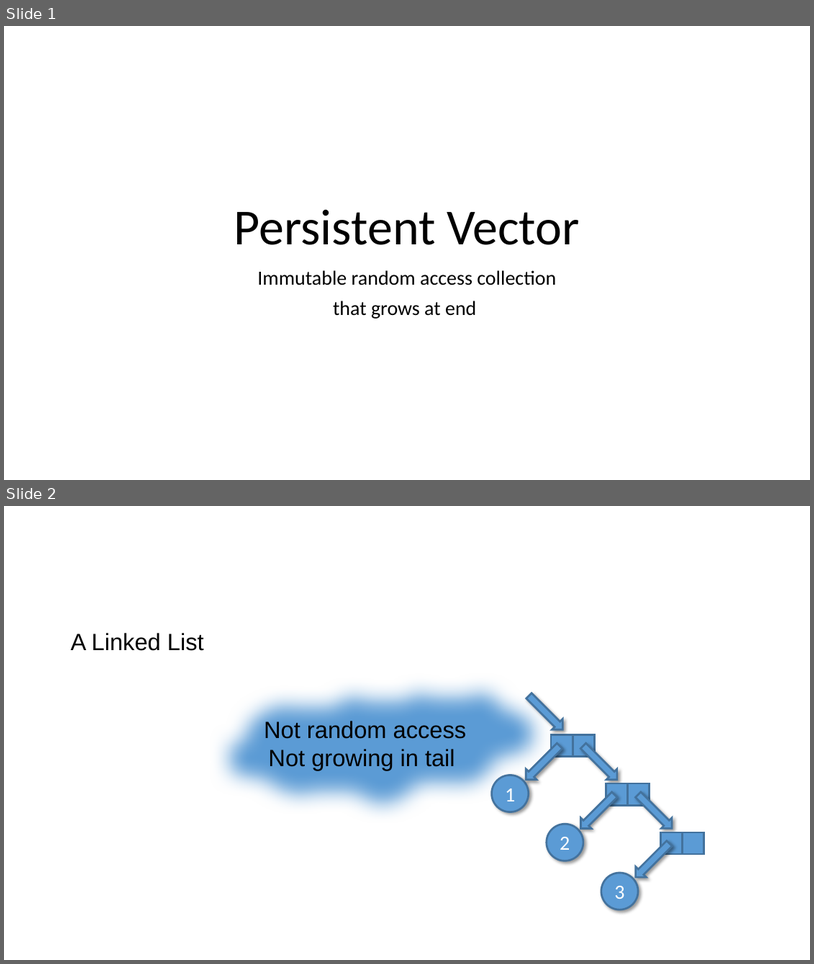
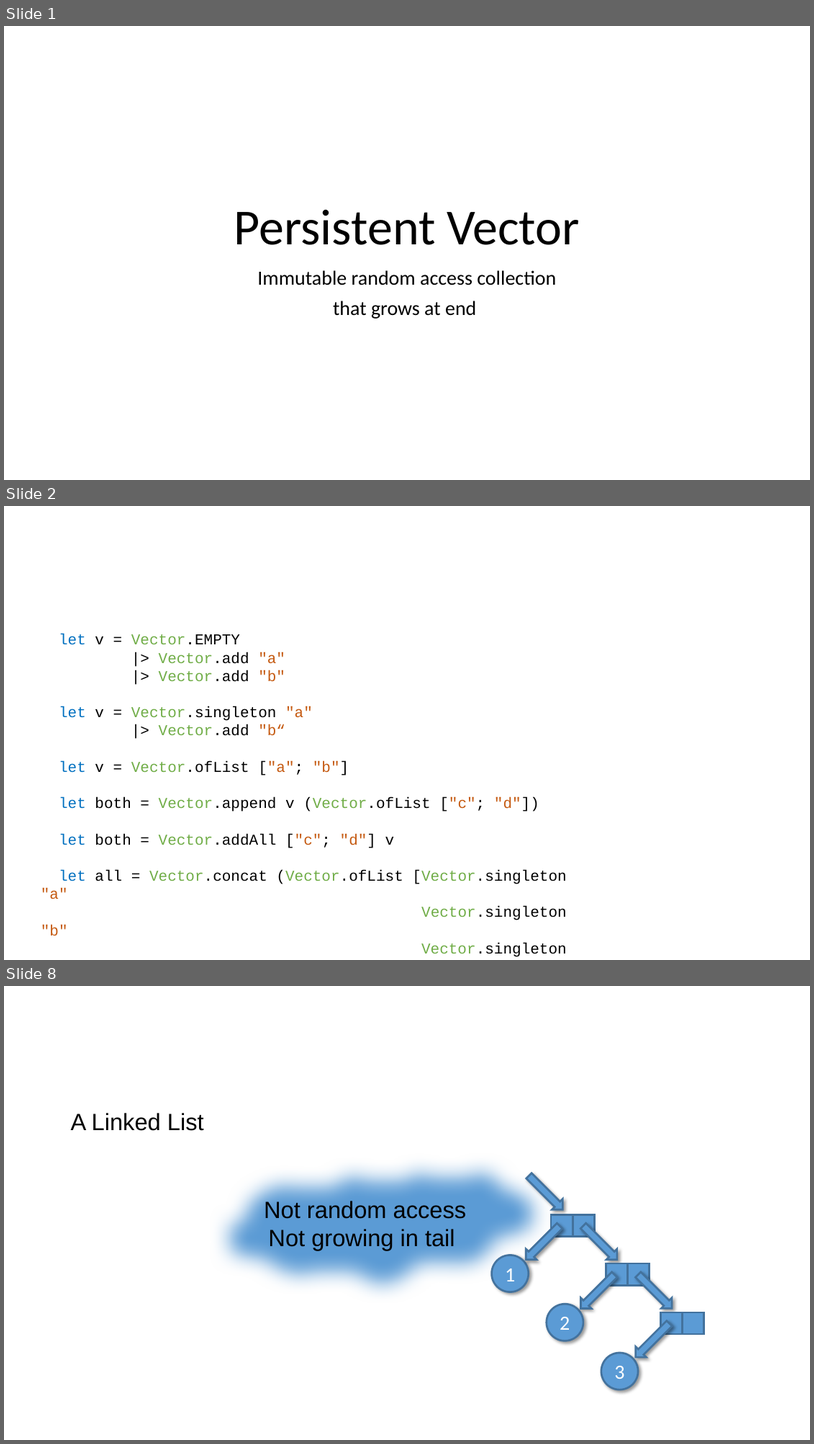
Before and after one commit to stefanvstein/fsgrit, a slide deck: vector.pptx. Shown one above the other, each under a label of ours: slides 1 and 2 before the commit, slides 1, 2 and 8 after it; the slides between them are not shown. The pictures are 814x964 and 814x1444 pixels, drawn with LibreOffice and Linux fonts; fonts in the diff are those of the drawing. Boxes give left, top, right and bottom in pixels: in the first picture for what was removed or moved away, otherwise in the second. Text is boxed around its words. In the diff, an @@ line names an element or a change of style, - is before the commit and + after.

```diff
--- a/vector.pptx
+++ b/vector.pptx
@@ slide 2 added at [4,506,810,960], background #FFFFFF @@
@@ text added at [41,633,567,936], 18 pt, text #000000 @@
+let v = Vector.EMPTY
+|> Vector.add "a"
+|> Vector.add "b"
+let v = Vector.singleton "a"
+|> Vector.add "b“
+let v = Vector.ofList ["a"; "b"]
+let both = Vector.append v (Vector.ofList ["c"; "d"])
+let both = Vector.addAll ["c"; "d"] v
+let all = Vector.concat (Vector.ofList [Vector.singleton "a"
+Vector.singleton "b"
+Vector.singleton "c"])
@@ what was slide 2 is now slide 8 @@
```
Also in this commit, not shown: 5 other slides added, 2 other files.
